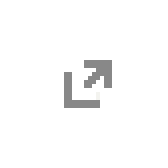
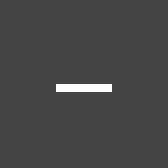
Layered file, before and after one edit (168x168). Changes by layer:
hid "link" over left=64, top=60, right=112, bottom=108
hid "fechar copy" over left=68, top=68, right=100, bottom=100
added layer "menos" above "mais" over left=64, top=84, right=112, bottom=92
showed "Layer 2" over left=0, top=0, right=168, bottom=168
